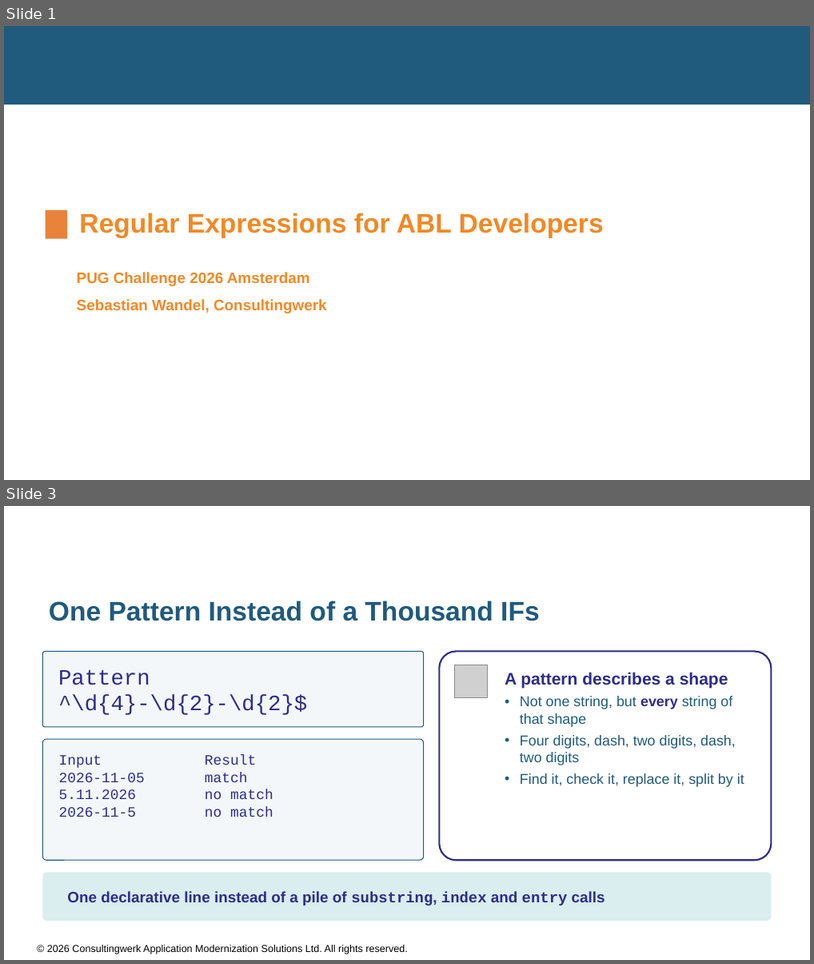
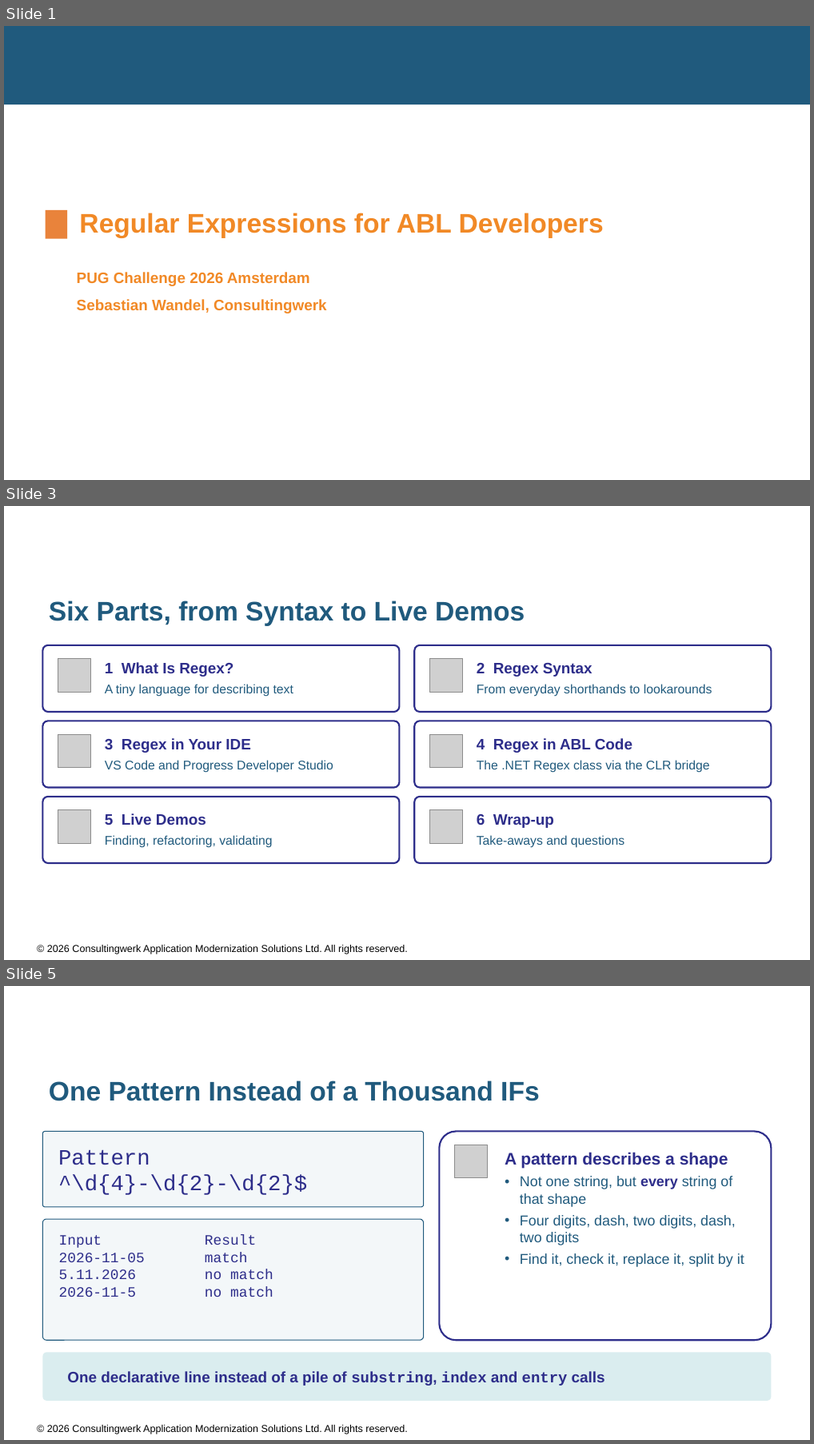
Before and after one commit to consultingwerk/ABL-RegEx-Samples, a slide deck: slides/Regular Expressions for ABL Developers.pptx. Shown one above the other, each under a label of ours: slides 1 and 3 before the commit, slides 1, 3 and 5 after it; the slides between them are not shown. The pictures are 814x964 and 814x1444 pixels, drawn with LibreOffice and Linux fonts; fonts in the diff are those of the drawing; grey boxes stand for pictures; background and template pictures are left out. Boxes give left, top, right and bottom in pixels: in the first picture for what was removed or moved away, otherwise in the second. Text is boxed around its words. In the diff, an @@ line names an element or a change of style, - is before the commit and + after.

```diff
--- a/slides/Regular Expressions for ABL Developers.pptx
+++ b/slides/Regular Expressions for ABL Developers.pptx
@@ slide 3 added at bbox=[4, 506, 810, 960], background #FFFFFF; not listed: 2 template elements that a slide beside it also shows @@
@@ title added at bbox=[49, 600, 525, 626], 32 pt, text #205A7D, bold @@
+Six Parts, from Syntax to Live Demos
@@ rounded rectangle added at bbox=[42, 645, 400, 712], fill #FFFFFF, outline #2D2D8A 2 pt, 15 pt, text #205A7D @@
+1 What Is Regex?
+A tiny language for describing text
@@ rounded rectangle added at bbox=[414, 645, 772, 712], fill #FFFFFF, outline #2D2D8A 2 pt, 15 pt, text #205A7D @@
+2 Regex Syntax
+From everyday shorthands to lookarounds
@@ picture added at bbox=[58, 659, 91, 692] @@
@@ picture added at bbox=[430, 659, 463, 692] @@
@@ rounded rectangle added at bbox=[42, 720, 400, 788], fill #FFFFFF, outline #2D2D8A 2 pt, 15 pt, text #205A7D @@
+3 Regex in Your IDE
+VS Code and Progress Developer Studio
@@ rounded rectangle added at bbox=[414, 720, 772, 788], fill #FFFFFF, outline #2D2D8A 2 pt, 15 pt, text #205A7D @@
+4 Regex in ABL Code
+The .NET Regex class via the CLR bridge
@@ picture added at bbox=[58, 734, 91, 768] @@
@@ picture added at bbox=[430, 734, 463, 768] @@
@@ rounded rectangle added at bbox=[42, 796, 400, 863], fill #FFFFFF, outline #2D2D8A 2 pt, 15 pt, text #205A7D @@
+5 Live Demos
+Finding, refactoring, validating
@@ picture added at bbox=[58, 810, 91, 843] @@
@@ rounded rectangle added at bbox=[414, 796, 772, 863], fill #FFFFFF, outline #2D2D8A 2 pt, 15 pt, text #205A7D @@
+6 Wrap-up
+Take-aways and questions
@@ picture added at bbox=[430, 810, 463, 843] @@
@@ what was slide 3 is now slide 5 @@
```
Also in this commit, not shown: 9 slides changed, 2 other slides added, 7 other files.
